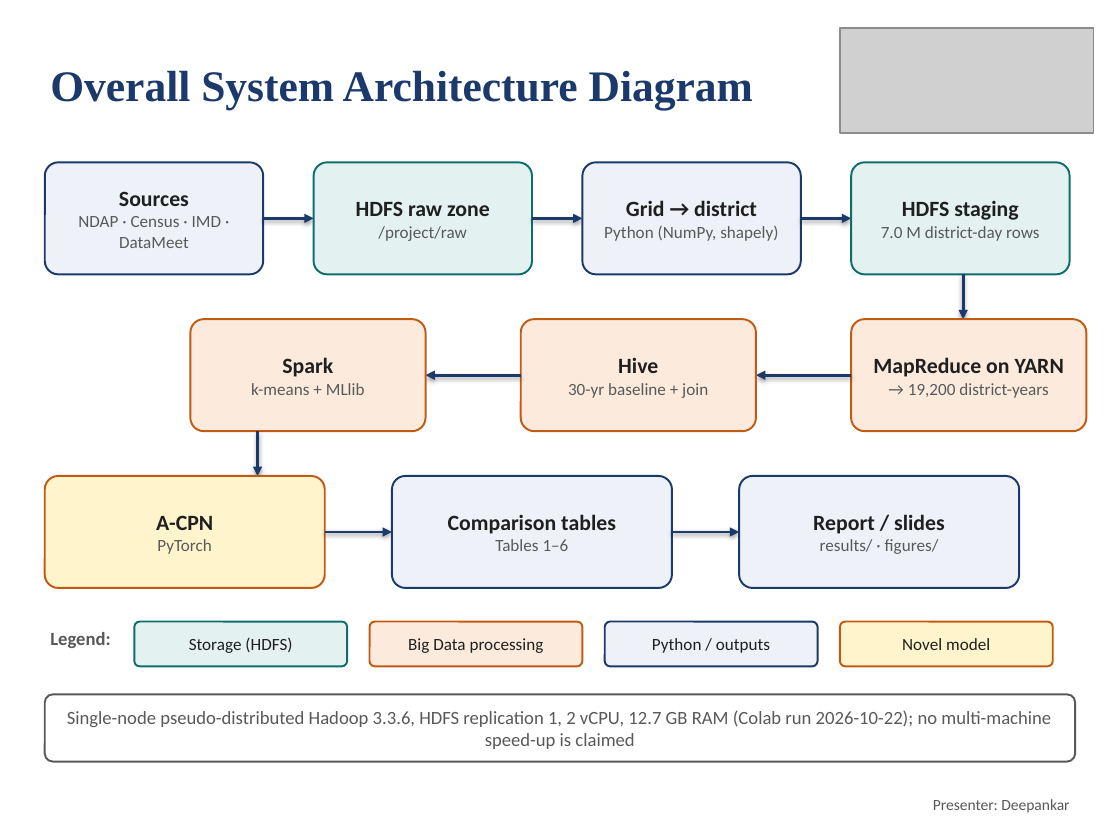
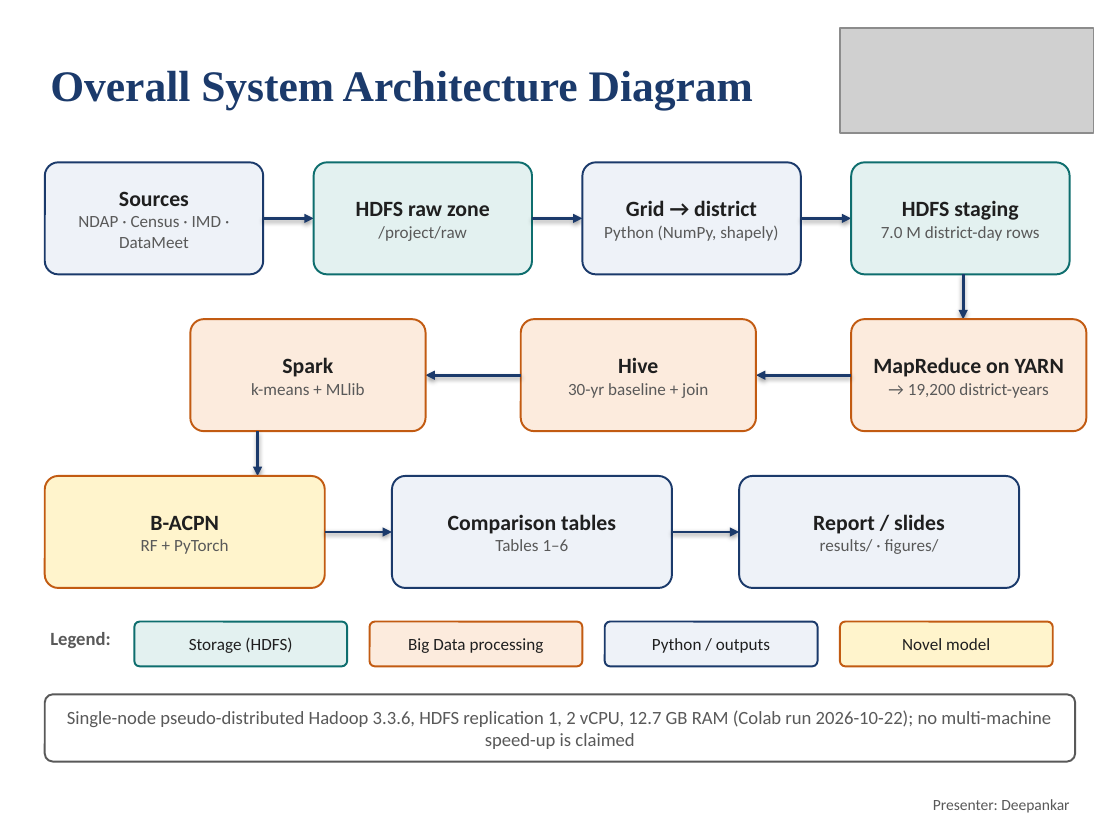
Before and after one commit to deepankarkumar1310/hadoop-ml-algorithm-, a slide deck: slide 6 of docs/Review2_Deck.pptx. Drawn at 1120x840 pixels with LibreOffice and Linux fonts; fonts in the diff are those of the drawing; grey boxes stand for pictures. Boxes give left, top, right and bottom in pixels: in the first picture for what was removed or moved away, otherwise in the second. Text is boxed around its words. In the diff, an @@ line names an element or a change of style, - is before the commit and + after.

Commit message:
B-ACPN: raw-feature and ablation runs; all tables, figures, README and deck rebuilt

```diff
--- a/docs/Review2_Deck.pptx
+++ b/docs/Review2_Deck.pptx
@@ text in rounded rectangle at (141, 515, 229, 554): text changed @@
-A-CPN
-PyTorch
+B-ACPN
+RF + PyTorch
```
Also in this commit, not shown: 16 other slides changed, 40 other files.
